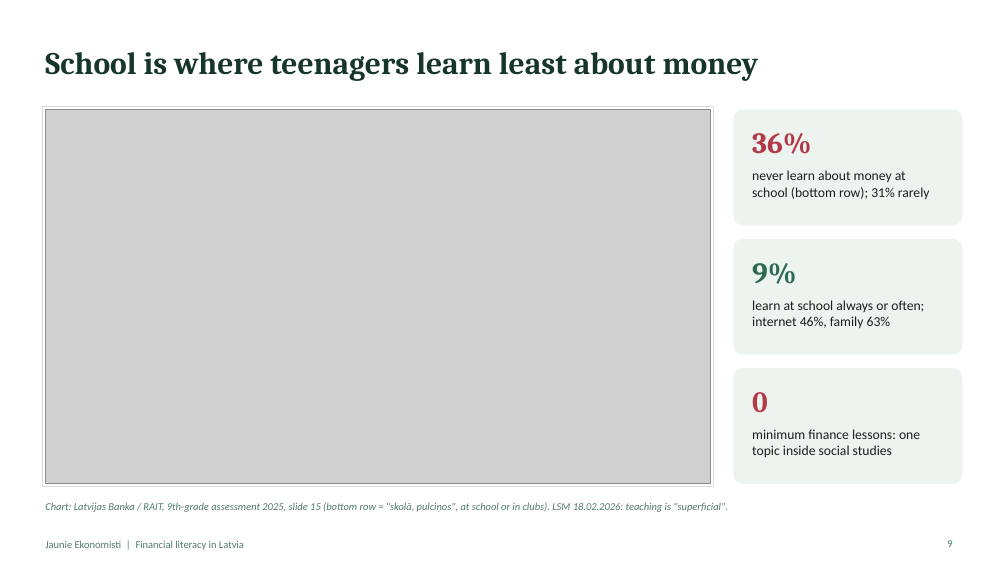
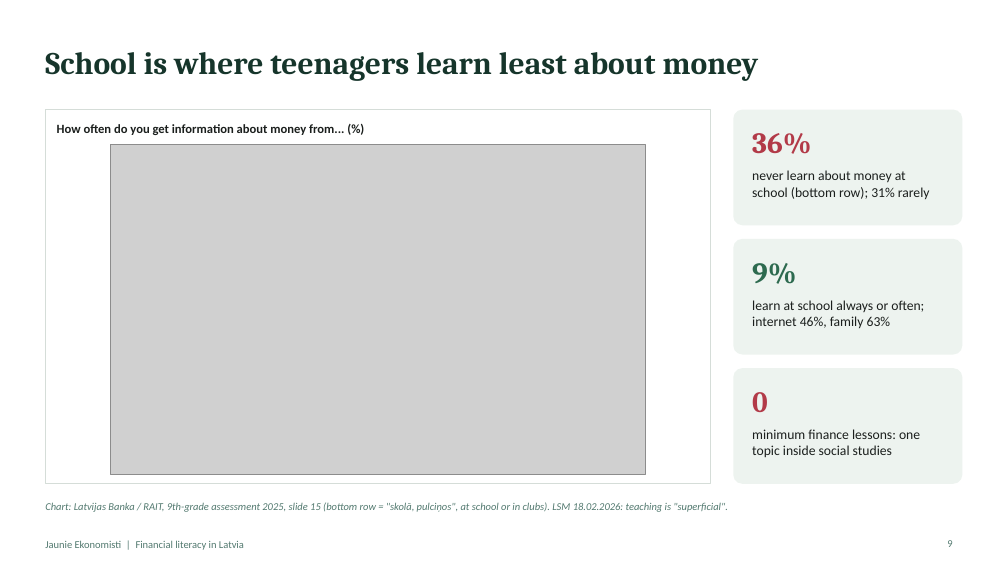
Before and after one commit to ArtisLV890/Elective-Impact-Making-for-the-Competitiveness-and-Data-Driven-Decisions-2026-2027, a slide deck: slide 9 of financial-literacy/presentation/Financial literacy in Latvia - presentation.pptx. Drawn at 1008x567 pixels with LibreOffice and Linux fonts; fonts in the diff are those of the drawing; grey boxes stand for pictures. Boxes give left, top, right and bottom in pixels: in the first picture for what was removed or moved away, otherwise in the second. Text is boxed around its words. In the diff, an @@ line names an element or a change of style, - is before the commit and + after.

```diff
--- a/financial-literacy/presentation/Financial literacy in Latvia - presentation.pptx
+++ b/financial-literacy/presentation/Financial literacy in Latvia - presentation.pptx
@@ text added at [57,124,344,135], 12 pt, text #1B1F1D, bold @@
+How often do you get information about money from... (%)
@@ picture: place and size @@
-picture at [45,110,711,484]
+picture at [111,144,646,475]
```
Also in this commit, not shown: 8 other slides changed, 20 other files.
